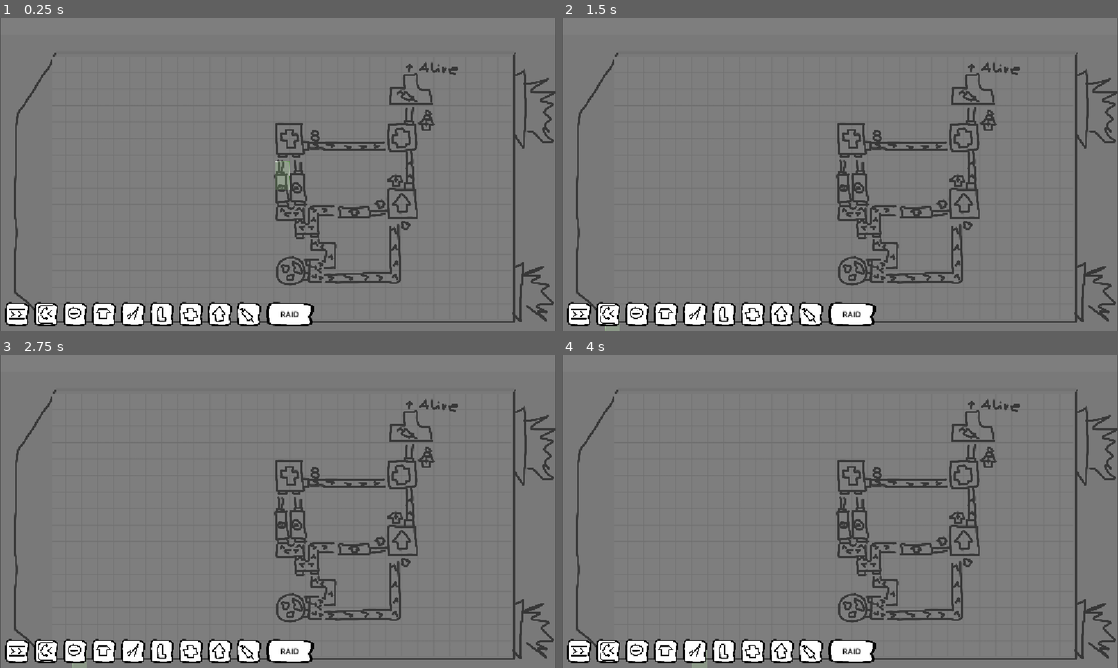
Above: before the commit, frames 1-4 (two rows, left to right).
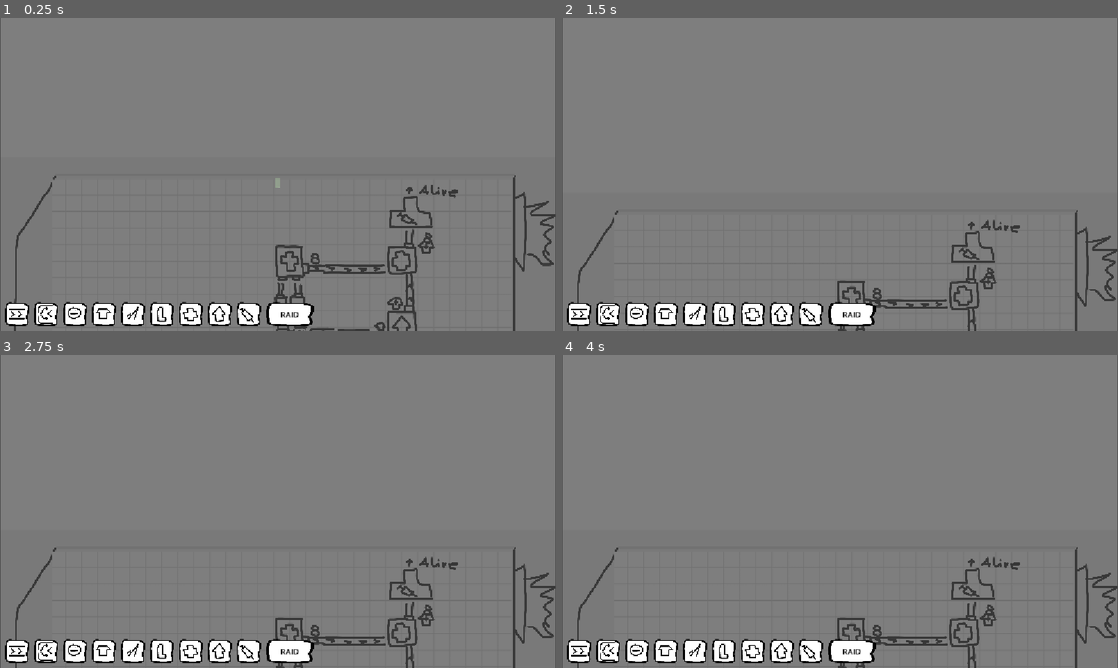
Above: after the commit, the same moments.

Repository: Schlutzkrapfen/Camara-Game
Game: Godot game, scene res://Levels/main_scene_RobertTesting.tscn
Two runs of this game, one before a commit and one after it. Both use one fixed random seed, a clock stepped at 60 frames per second and the inputs below. This scene is started directly instead of the project's main scene. The engine's default icon, where the game draws it, is replaced by a stand-in: a white triangle on a blue panel in a dark square.
Inputs (mouse positions are in pixels of both pictures, inside the frame that each line leads up to):
- Up to frame 1 (0.25 s): no input
- Up to frame 2 (1.5 s): click (578, 315) at 0.5 s; click (606, 315) at 1.25 s
- Up to frame 3 (2.75 s): click (72, 652) at 2 s
- Up to frame 4 (4 s): click (667, 652) at 2.75 s; click (695, 652) at 3.5 s

The runs differ from the first frame. In frame 1, 7.0% of the frame differs, in the area x 2-100%, y 10-100%; in frame 2, 6.6%; in frame 3, 6.6%; in frame 4, 6.6%.

Commit message:
feat: misc Map + UI stuff

Diff:
--- /dev/null
+++ b/Levels/Settlements/LevelMap.tscn
@@ -0,0 +1,43 @@
+[gd_scene format=3 uid="uid://b8nahqrsskt02"]
+
+[ext_resource type="Texture2D" uid="uid://bl8b3cxlphopu" path="res://assets/Sprites/UI/Map.png" id="1_vlukv"]
+[ext_resource type="Texture2D" uid="uid://dalccafnwdot3" path="res://assets/Sprites/UI/ButtonBase.png" id="2_fj770"]
+[ext_resource type="Texture2D" uid="uid://cktfcrt4m1nuf" path="res://assets/Sprites/UI/ConveorBelt.png" id="3_04yh2"]
+
+[node name="Control" type="Control" unique_id=593092819]
+layout_mode = 3
+anchors_preset = 15
+anchor_right = 1.0
+anchor_bottom = 1.0
+grow_horizontal = 2
+grow_vertical = 2
+
+[node name="Map" type="TextureRect" parent="." unique_id=1572170938]
+layout_mode = 0
+offset_right = 40.0
+offset_bottom = 40.0
+texture = ExtResource("1_vlukv")
+expand_mode = 3
+
+[node name="Settlement" type="TextureButton" parent="Map" unique_id=214837337]
+custom_minimum_size = Vector2(50, 50)
+layout_mode = 0
+texture_normal = ExtResource("2_fj770")
+ignore_texture_size = true
+stretch_mode = 4
+
+[node name="TextureRect" type="TextureRect" parent="Map/Settlement" unique_id=1166133772]
+layout_mode = 1
+anchors_preset = 8
+anchor_left = 0.5
+anchor_top = 0.5
+anchor_right = 0.5
+anchor_bottom = 0.5
+offset_left = -20.0
+offset_top = -20.0
+offset_right = 20.0
+offset_bottom = 20.0
+grow_horizontal = 2
+grow_vertical = 2
+texture = ExtResource("3_04yh2")
+expand_mode = 1
--- a/Levels/Settlements/TestSettlement.tscn
+++ b/Levels/Settlements/TestSettlement.tscn
@@ -2,6 +2,7 @@
 
 [ext_resource type="PackedScene" uid="uid://c4uvcr8un6oyy" path="res://Levels/Enemies/Grunt_Hut.tscn" id="1_jdfxv"]
 [ext_resource type="PackedScene" uid="uid://dlyg7svl3faxm" path="res://Levels/Enemies/Grunt.tscn" id="2_he781"]
+[ext_resource type="Texture2D" uid="uid://d1nv5c1vgdg3v" path="res://assets/Sprites/RoughPlan.png" id="3_he781"]
 
 [node name="TestSettlement" type="Node2D" unique_id=1731217481]
 
@@ -16,3 +17,8 @@
 
 [node name="Grunt3" parent="." unique_id=360318503 instance=ExtResource("2_he781")]
 position = Vector2(2032, -2425)
+
+[node name="Sprite2D" type="Sprite2D" parent="." unique_id=95839012]
+position = Vector2(577.00006, -154.00002)
+scale = Vector2(0.2989258, 0.2989258)
+texture = ExtResource("3_he781")
--- a/Levels/UI.tscn
+++ b/Levels/UI.tscn
@@ -246,16 +246,20 @@
 ignore_texture_size = true
 stretch_mode = 0
 
-[node name="RichTextLabel" type="RichTextLabel" parent="Margin/HBox/RAID" unique_id=1807657994]
-layout_mode = 1
-anchors_preset = -1
-anchor_left = 0.1
-anchor_top = 0.1
-anchor_right = 0.90000004
-anchor_bottom = 0.90000004
-grow_horizontal = 2
-grow_vertical = 2
-theme_override_colors/default_color = Color(0, 0, 0, 1)
+[node name="Label" type="Label" parent="Margin/HBox/RAID" unique_id=810724191]
+modulate = Color(0, 0, 0, 1)
+layout_mode = 1
+anchors_preset = 8
+anchor_left = 0.5
+anchor_top = 0.5
+anchor_right = 0.5
+anchor_bottom = 0.5
+offset_left = -20.0
+offset_top = -11.5
+offset_right = 20.0
+offset_bottom = 11.5
+grow_horizontal = 2
+grow_vertical = 2
 text = "RAID"
 horizontal_alignment = 1
 vertical_alignment = 1
--- a/Levels/main_scene_RobertTesting.tscn
+++ b/Levels/main_scene_RobertTesting.tscn
@@ -11,9 +11,10 @@
 [ext_resource type="Texture2D" uid="uid://cklbh2npgj3ln" path="res://assets/BuildingCheck/Right.png" id="8_e6hx3"]
 [ext_resource type="Texture2D" uid="uid://d3ps21yld861w" path="res://assets/BuildingCheck/Wrong.png" id="9_4vxro"]
 [ext_resource type="Script" uid="uid://dw655442tyxqd" path="res://script/check_if_build.gd" id="10_kq7mr"]
-[ext_resource type="Script" uid="uid://bi4ewvw0hvmxg" path="res://script/switch_factory.gd" id="11_jio06"]
 [ext_resource type="Texture2D" uid="uid://d1nv5c1vgdg3v" path="res://assets/Sprites/RoughPlan.png" id="12_2d3ho"]
 [ext_resource type="PackedScene" uid="uid://ifvtipktctcg" path="res://Levels/UI.tscn" id="14_fo3dw"]
+[ext_resource type="PackedScene" uid="uid://b5dskihv6nlwm" path="res://Levels/Settlements/TestSettlement.tscn" id="15_814nw"]
+[ext_resource type="Script" uid="uid://do8dom7rcdpjx" path="res://script/globals/GameManager.gd" id="15_sf7bd"]
 
 [sub_resource type="TileSetAtlasSource" id="TileSetAtlasSource_mne4e"]
 texture = ExtResource("1_iuxem")
@@ -77,12 +78,12 @@
 position = Vector2(576, 327)
 script = ExtResource("1_q6pkb")
 locked = true
-locked_y = 327.0
-min_y = -500.0
-max_y = 327.0
+world_bounds = Rect2(0, -2000, 1000, 4000)
+min_zoom = 1.0
+max_zoom = 5.0
 
 [node name="MainTailMap" type="TileMapLayer" parent="." unique_id=271784119]
-scale = Vector2(0.3, 0.3)
+scale = Vector2(0.1, 0.1)
 tile_set = SubResource("TileSet_nacyp")
 script = ExtResource("6_814nw")
 
@@ -91,14 +92,11 @@
 main_tile_map = NodePath("..")
 
 [node name="CheckIfBuild" type="TileMapLayer" parent="." unique_id=1360988074 node_paths=PackedStringArray("main_tileset")]
-scale = Vector2(0.3, 0.3)
+scale = Vector2(0.1, 0.1)
 tile_set = SubResource("TileSet_mne4e")
 physics_quadrant_size = 100
 script = ExtResource("10_kq7mr")
 main_tileset = NodePath("../MainTailMap")
-
-[node name="SwitchBuilding" type="Node" parent="." unique_id=1143980631]
-script = ExtResource("11_jio06")
 
 [node name="Sprite2D" type="Sprite2D" parent="." unique_id=9532409]
 self_modulate = Color(1, 1, 1, 0.2784314)
@@ -108,4 +106,10 @@
 
 [node name="UI" parent="." unique_id=1117017474 instance=ExtResource("14_fo3dw")]
 
+[node name="GameManager" type="Node2D" parent="." unique_id=1125035550 node_paths=PackedStringArray("cam")]
+script = ExtResource("15_sf7bd")
+cam = NodePath("../Camera2D")
+settlements = Array[PackedScene]([ExtResource("15_814nw")])
+metadata/_custom_type_script = "uid://do8dom7rcdpjx"
+
 [connection signal="is_okay_to_build" from="CheckIfBuild" to="MainTailMap" method="check_building"]
Binary file added: assets/Sprites/UI/Map.png
Not shown, added: assets/Sprites/UI/Map.png.import
